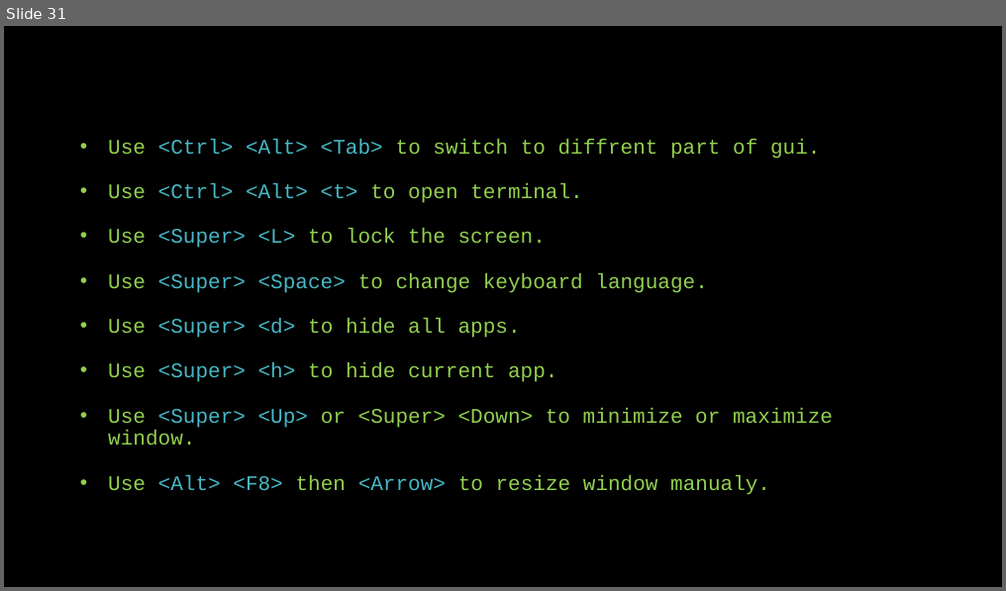
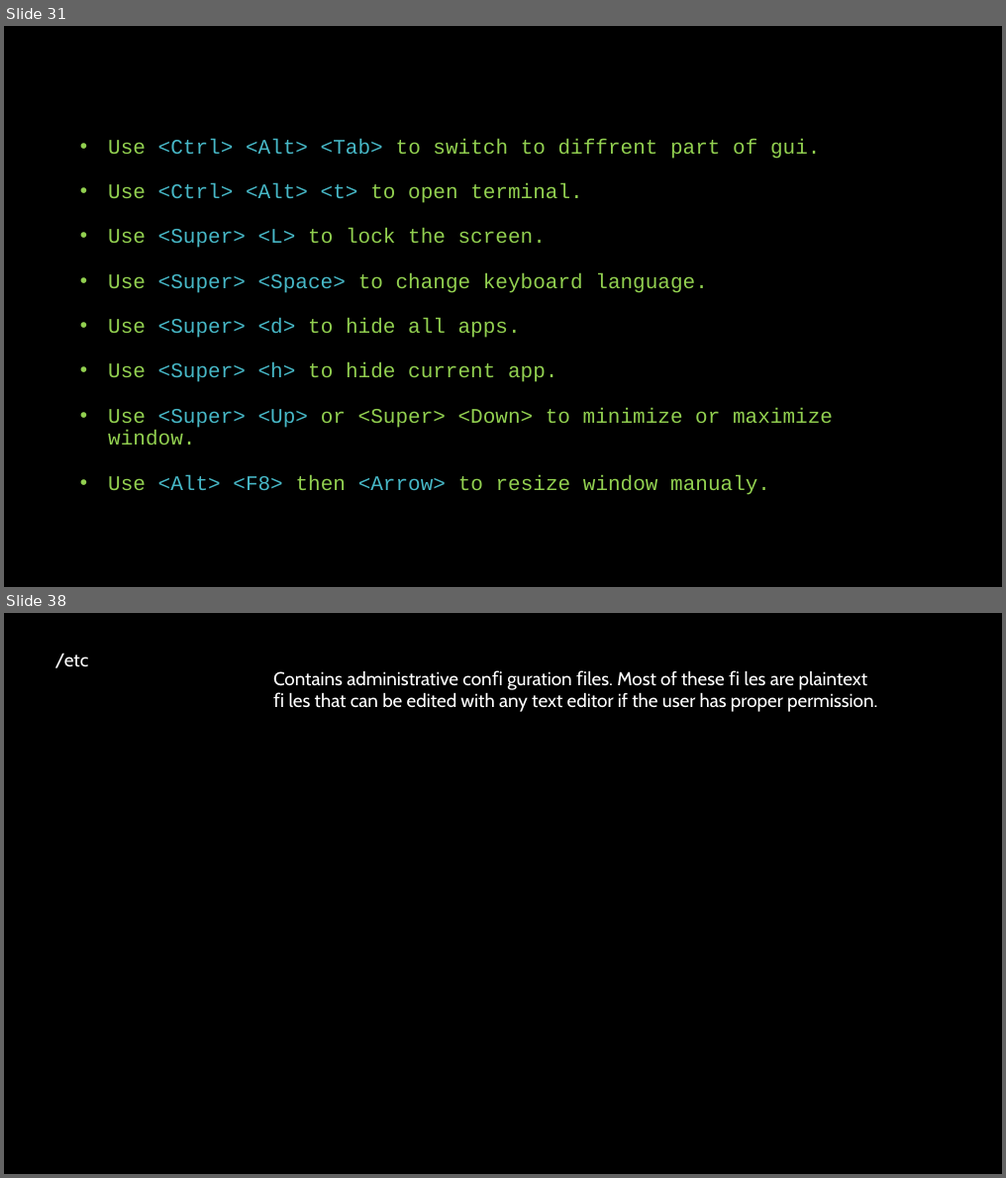
Before and after one commit to linuxfestival/introduction-to-linux-resources, a slide deck: PowerPoint/amirkabir_linux_festival.pptx. Shown one above the other, each under a label of ours: slide 31 before the commit, slides 31 and 38 after it; the slides between them are not shown. The pictures are 1006x591 and 1006x1178 pixels, drawn with LibreOffice and Linux fonts; fonts in the diff are those of the drawing. Boxes give left, top, right and bottom in pixels: in the first picture for what was removed or moved away, otherwise in the second. Text is boxed around its words. In the diff, an @@ line names an element or a change of style, - is before the commit and + after.

```diff
--- a/PowerPoint/amirkabir_linux_festival.pptx
+++ b/PowerPoint/amirkabir_linux_festival.pptx
@@ slide 38 added at (4, 613, 1002, 1174), background #000000 @@
@@ text added at (55, 653, 89, 668), 18 pt, text #FFFFFF @@
+/etc
@@ text added at (273, 670, 877, 712), 18 pt, text #FFFFFF @@
+Contains administrative conﬁ guration ﬁles. Most of these ﬁ les are plaintext
+ﬁ les that can be edited with any text editor if the user has proper permission.
```
Also in this commit, not shown: 1 slide changed, 6 other slides added.
